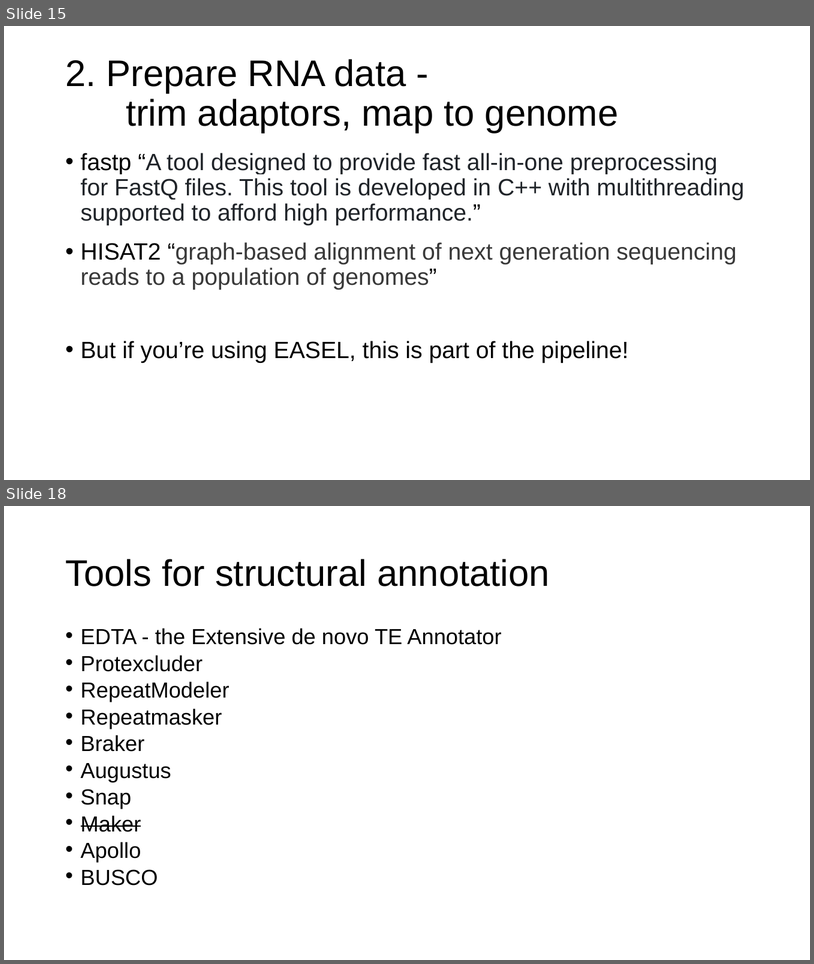
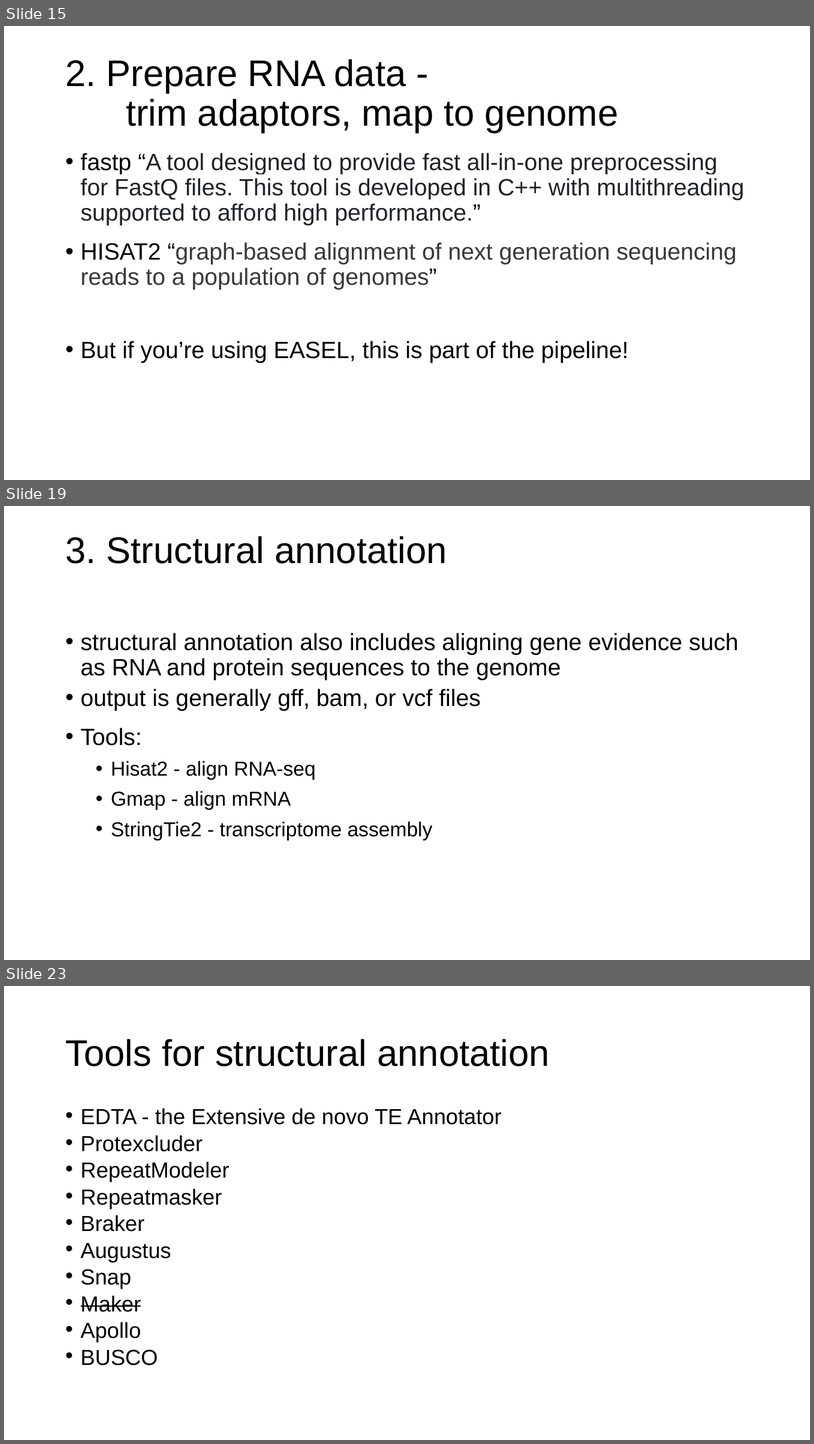
Before and after one commit to CBG-Conservation-Genomics/BotanyWorkshop2024, a slide deck: 5.Annotation/GenomeAnnotation.pptx. Shown one above the other, each under a label of ours: slides 15 and 18 before the commit, slides 15, 19 and 23 after it; the slides between them are not shown. The pictures are 814x964 and 814x1444 pixels, drawn with LibreOffice and Linux fonts; fonts in the diff are those of the drawing. Boxes give left, top, right and bottom in pixels: in the first picture for what was removed or moved away, otherwise in the second. Text is boxed around its words. In the diff, an @@ line names an element or a change of style, - is before the commit and + after.

Commit message:
update genome annotation slides

```diff
--- a/5.Annotation/GenomeAnnotation.pptx
+++ b/5.Annotation/GenomeAnnotation.pptx
@@ slide 19 added at box(4, 506, 810, 960), background #FFFFFF @@
@@ title added at box(65, 536, 447, 564), 44 pt, text #000000 @@
+3. Structural annotation
@@ text added at box(81, 633, 739, 840), 28 pt, text #000000 @@
+• structural annotation also includes aligning gene evidence such as RNA and protein sequences to the genome
+• output is generally gff, bam, or vcf files
+• Tools:
+  • Hisat2 - align RNA-seq
+  • Gmap - align mRNA
+  • StringTie2 - transcriptome assembly
@@ what was slide 18 is now slide 23 @@
```
Also in this commit, not shown: 2 slides changed, 4 other slides added.
